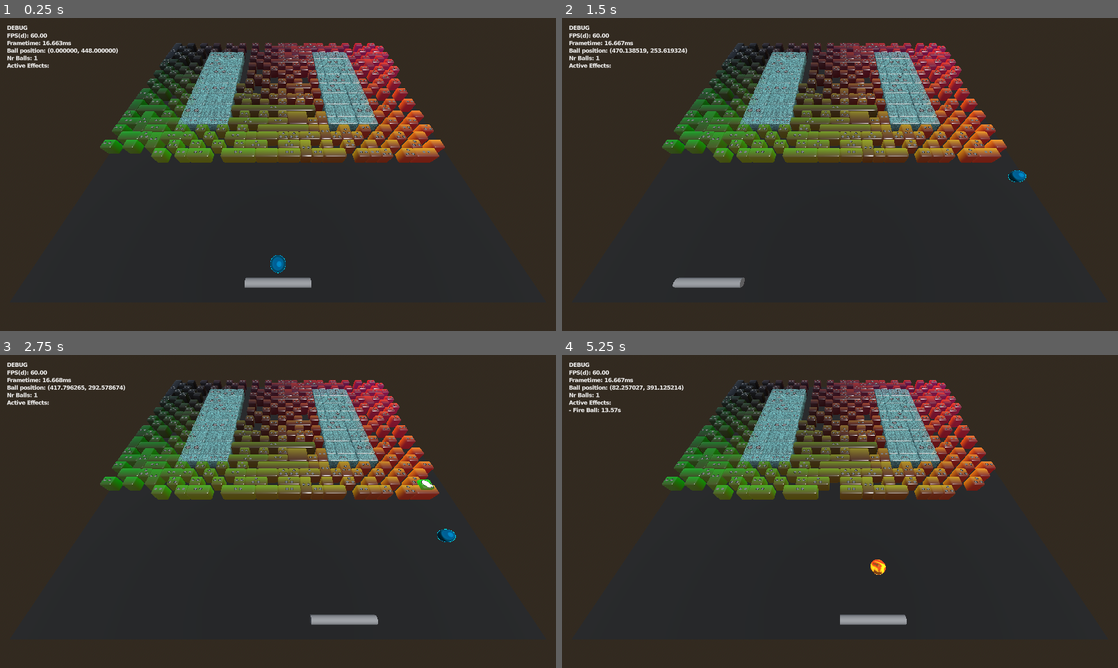
Above: before the commit, frames 1-4 (two rows, left to right).
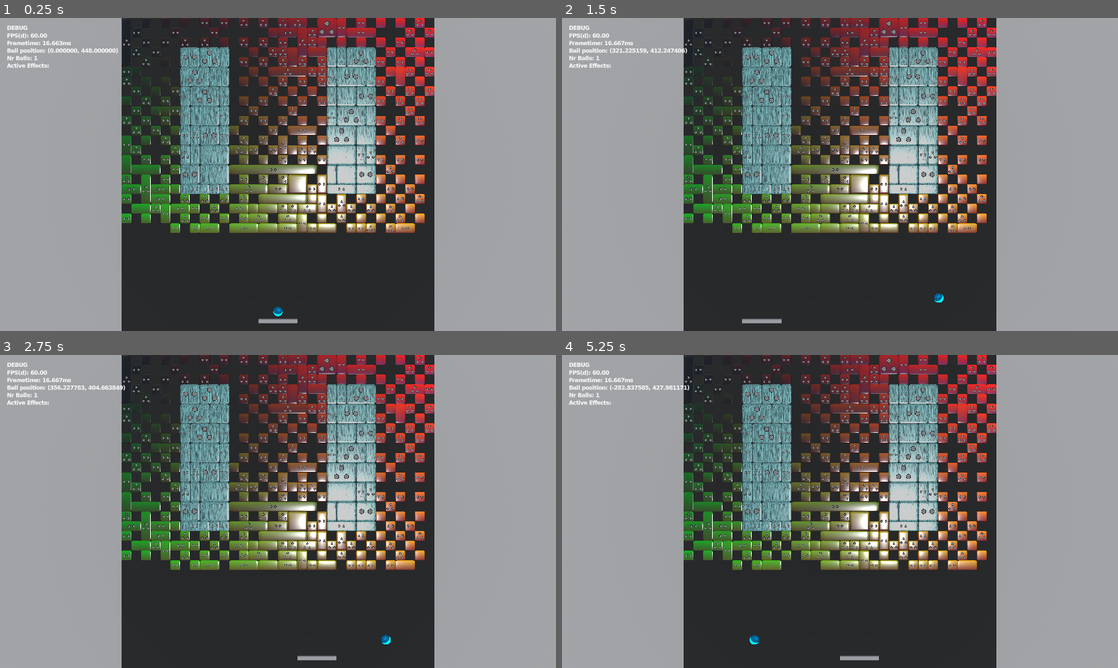
Above: after the commit, the same moments.

Repository: Tom3s/brick-breaker-reborn
Game: Godot game, scene res://test_files/3d_base_scene.tscn
Two runs of this game, one before a commit and one after it. Both use one fixed random seed, a clock stepped at 60 frames per second and the inputs below. The project has no main scene, so this scene is started directly.
Inputs (mouse positions are in pixels of both pictures, inside the frame that each line leads up to):
- Up to frame 1 (0.25 s): no input
- Up to frame 2 (1.5 s): tap Enter at 0.5 s; move the mouse to (962, 158) at 0.52 s; click (962, 158) at 0.6 s; move the mouse to (728, 190) at 1.27 s; click (728, 190) at 1.35 s
- Up to frame 3 (2.75 s): move the mouse to (333, 442) at 2.02 s; click (333, 442) at 2.1 s
- Up to frame 4 (5.25 s): move the mouse to (812, 574) at 2.77 s; click (812, 574) at 2.85 s; move the mouse to (1006, 558) at 3.52 s; click (1006, 558) at 3.6 s; move the mouse to (673, 464) at 4.27 s; click (673, 464) at 4.35 s; move the mouse to (867, 511) at 5.02 s; click (867, 511) at 5.1 s

The runs differ from the first frame. In frame 1, 71% of the frame differs, in the area x 0-100%, y 0-100%; in frame 2, 71%; in frame 3, 71%; in frame 4, 70%.

Commit message:
Reordered checking to fix [#044]

Diff:
--- a/test_files/3d_base_scene.gd
+++ b/test_files/3d_base_scene.gd
@@ -174,6 +174,9 @@
 
 
 	for ball: Ball in context.balls:
+		if !ball.released:
+			continue
+
 		var x_from: int = floorf((ball.position.x + (grid_unit_size.x / 2)) / BreakableGrid.CELL_SIZE)
 		var y_from: int = floorf((ball.position.y + (grid_unit_size.y / 2)) / BreakableGrid.CELL_SIZE)
 		var x_to: int = sign(ball.velocity.x)
@@ -181,14 +184,19 @@
 
 		x_to = x_to * 2 + x_from
 		y_to = y_to * 2 + y_from
-		x_from -= sign(ball.velocity.x)
-		y_from -= sign(ball.velocity.y)
-
-		# LoggerMogyi.log(self, "Getting blocks from (%d, %d) to (%d, %d)" % [x_from, x_to, y_from, y_to])
-
-		for x in range(x_from, x_to, sign(ball.velocity.x)):
-			for y in range(y_from, y_to, sign(ball.velocity.y)):
-				var block: BreakableBlock = context.get_block_at(x, y)
+
+		# Cheeky ordering to fix [#044]
+		# ball first checks in the direction of velocity
+		# if that fails, falls back to grazing blocks
+		var x_range: Array = range(x_from, x_to, sign(ball.velocity.x))
+		x_range.push_back(x_from - sign(ball.velocity.x))
+		var y_range: Array = range(y_from, y_to, sign(ball.velocity.y))
+		y_range.push_back(y_from - sign(ball.velocity.y))
+
+		for x: int in x_range:
+			var block: BreakableBlock
+			for y: int in y_range:
+				block = context.get_block_at(x, y)
 				if block == null:
 					continue
 
@@ -199,15 +207,18 @@
 
 
 				if block.is_broken():
-					if block.has_powerup:
-						block.has_powerup = false
-						spawn_powerup(block)
-
-					context.broken_block_count += 1
-
-					block.asset_ref.queue_free()
-					context.remove_block(block)
 					break
+
+			if block != null && block.is_broken():
+				if block.has_powerup:
+					block.has_powerup = false
+					spawn_powerup(block)
+
+				context.broken_block_count += 1
+
+				block.asset_ref.queue_free()
+				context.remove_block(block)
+				break
 
 
 	# if !ball.released:
Not shown: 1 places in test_files/3d_base_scene.tscn that only renumber resources
